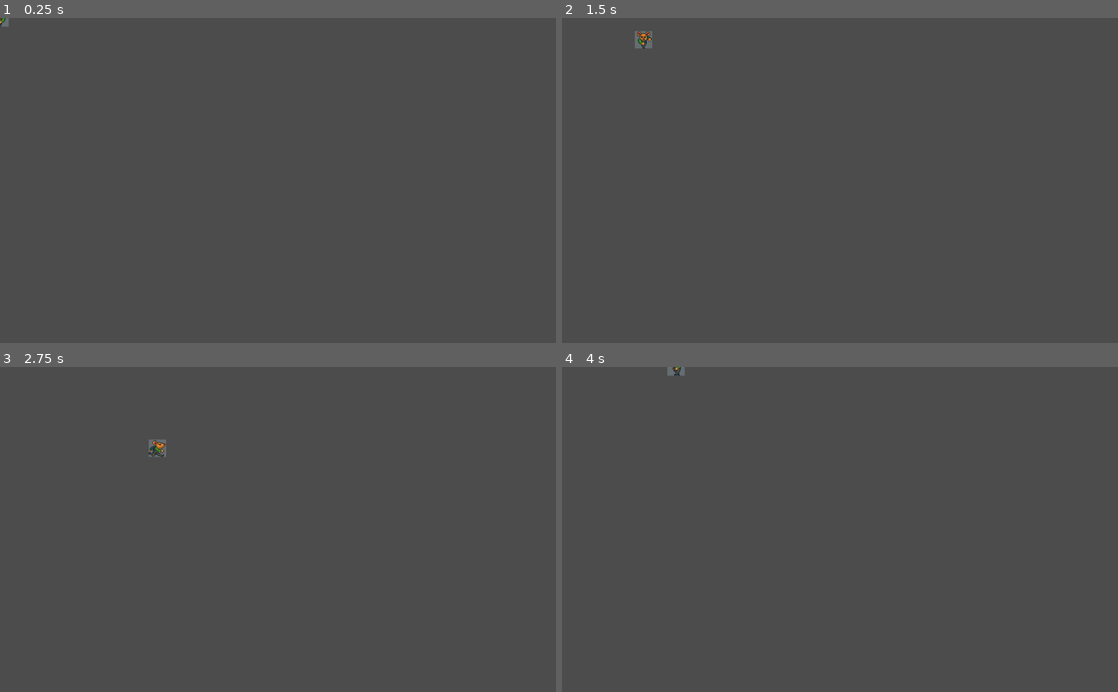
Above: before the commit, frames 1-4 (two rows, left to right).
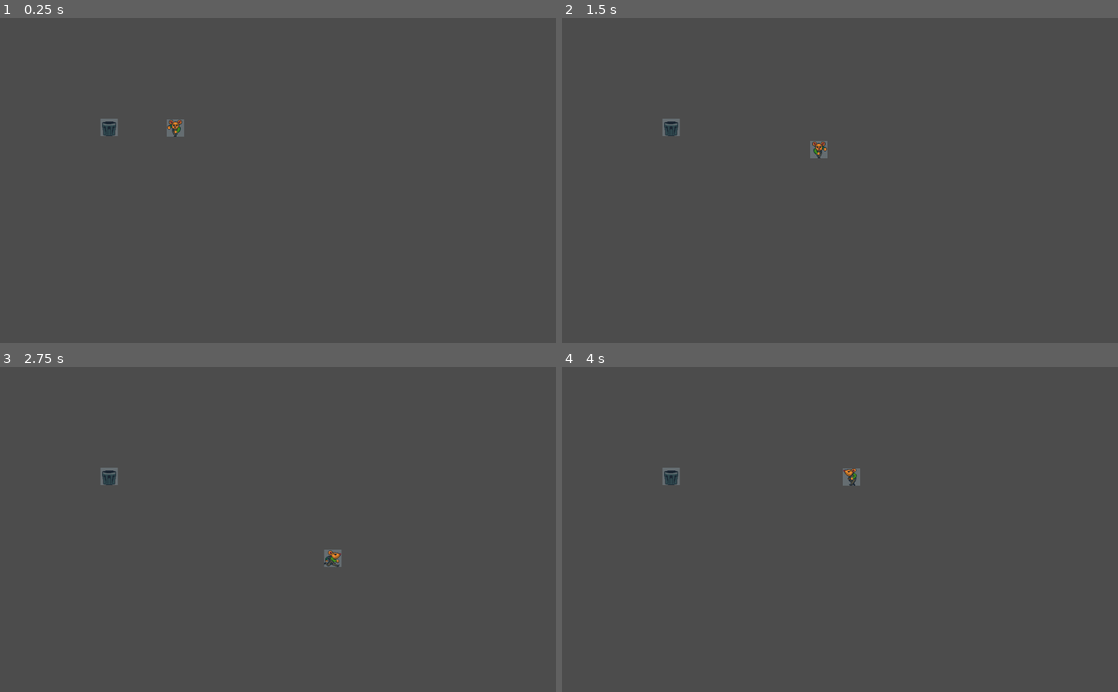
Above: after the commit, the same moments.

Repository: darthbeeblebrox/gamejam2
Game: Godot game, scene res://Scenes/Main.tscn
Two runs of this game, one before a commit and one after it. Both use one fixed random seed, a clock stepped at 60 frames per second and the inputs below.
Inputs:
- Up to frame 1 (0.25 s): no input
- Up to frame 2 (1.5 s): tap Enter at 0.5 s; hold Right (ui_right) 0.53-1.28 s; hold Down (ui_down) from 1.28 s (still down)
- Up to frame 3 (2.75 s): release Down (ui_down) at 2.03 s; hold Right (ui_right) from 2.03 s (still down)
- Up to frame 4 (4 s): release Right (ui_right) at 2.78 s; hold Up (ui_up) 2.78-3.53 s; hold Left (ui_left) from 3.53 s (still down)

The runs differ from the first frame. In frame 1, 0.3% of the frame differs, in the area x 0-34%, y 0-37%; in frame 2, 0.5%, in the area x 13-48%, y 4-44%; in frame 3, 0.4%; in frame 4, 0.4%.

Commit message:
Super basic trash can spawner

Diff:
--- /dev/null
+++ b/Scenes/FoodResource.tscn
@@ -0,0 +1,27 @@
+[gd_scene load_steps=5 format=2]
+
+[ext_resource path="res://Sprites/Items/applecheese.png" type="Texture" id=1]
+
+[sub_resource type="AtlasTexture" id=1]
+flags = 4
+atlas = ExtResource( 1 )
+region = Rect2( 0, 0, 16, 16 )
+
+[sub_resource type="SpriteFrames" id=2]
+animations = [ {
+"frames": [ SubResource( 1 ) ],
+"loop": true,
+"name": "default",
+"speed": 0.0
+} ]
+
+[sub_resource type="CircleShape2D" id=3]
+radius = 8.544
+
+[node name="Food" type="RigidBody2D"]
+
+[node name="AnimatedSprite" type="AnimatedSprite" parent="."]
+frames = SubResource( 2 )
+
+[node name="CollisionShape2D" type="CollisionShape2D" parent="."]
+shape = SubResource( 3 )
--- a/Scenes/Main.tscn
+++ b/Scenes/Main.tscn
@@ -1,7 +1,12 @@
-[gd_scene load_steps=2 format=2]
+[gd_scene load_steps=3 format=2]
 
 [ext_resource path="res://Scenes/Player.tscn" type="PackedScene" id=1]
+[ext_resource path="res://Scenes/TrashCan.tscn" type="PackedScene" id=2]
 
 [node name="Node" type="Node"]
 
 [node name="Player" parent="." instance=ExtResource( 1 )]
+position = Vector2( 323, 203 )
+
+[node name="TrashCan" parent="." instance=ExtResource( 2 )]
+position = Vector2( 201, 202 )
--- a/Scenes/Player.tscn
+++ b/Scenes/Player.tscn
@@ -106,20 +106,22 @@
 "speed": 2.0
 } ]
 
-[node name="Player" type="Node2D"]
+[sub_resource type="CircleShape2D" id=16]
+radius = 46.1736
 
-[node name="KinematicBody2D" type="KinematicBody2D" parent="."]
+[node name="Player" type="KinematicBody2D"]
 script = ExtResource( 2 )
 
-[node name="AnimatedSprite" type="AnimatedSprite" parent="KinematicBody2D"]
+[node name="AnimatedSprite" type="AnimatedSprite" parent="."]
 frames = SubResource( 13 )
-animation = "backWalk"
+animation = "frontDefault"
 
-[node name="CollisionShape2D" type="CollisionShape2D" parent="KinematicBody2D"]
+[node name="InteractionCircle" type="CollisionShape2D" parent="."]
+shape = SubResource( 16 )
 
-[node name="Camera2D" type="Camera2D" parent="KinematicBody2D"]
+[node name="Camera2D" type="Camera2D" parent="."]
 
-[node name="Label" type="Label" parent="KinematicBody2D"]
+[node name="Label" type="Label" parent="."]
 margin_right = 40.0
 margin_bottom = 14.0
 __meta__ = {
--- /dev/null
+++ b/Scenes/TrashCan.tscn
@@ -0,0 +1,43 @@
+[gd_scene load_steps=7 format=2]
+
+[ext_resource path="res://Sprites/Items/trashandcan.png" type="Texture" id=1]
+[ext_resource path="res://Scripts/TrashResourceSpawner.gd" type="Script" id=2]
+
+[sub_resource type="AtlasTexture" id=1]
+flags = 4
+atlas = ExtResource( 1 )
+region = Rect2( 0, 0, 32, 32 )
+
+[sub_resource type="AtlasTexture" id=2]
+flags = 4
+atlas = ExtResource( 1 )
+region = Rect2( 32, 0, 32, 32 )
+
+[sub_resource type="SpriteFrames" id=3]
+animations = [ {
+"frames": [ SubResource( 1 ) ],
+"loop": true,
+"name": "trashbag",
+"speed": 0.0
+}, {
+"frames": [ SubResource( 2 ) ],
+"loop": true,
+"name": "trashcan",
+"speed": 0.0
+} ]
+
+[sub_resource type="CapsuleShape2D" id=4]
+radius = 15.0
+height = 6.0
+
+[node name="TrashCan" type="Area2D"]
+script = ExtResource( 2 )
+
+[node name="AnimatedSprite" type="AnimatedSprite" parent="."]
+frames = SubResource( 3 )
+animation = "trashcan"
+
+[node name="CollisionShape2D" type="CollisionShape2D" parent="."]
+shape = SubResource( 4 )
+
+[connection signal="body_entered" from="." to="." method="_on_TrashCan_body_entered"]
--- a/Scripts/Player.gd
+++ b/Scripts/Player.gd
@@ -14,11 +14,12 @@
 
 func _physics_process(delta):
 
-	var direction = handle_direction_input()
+	var current_direction = handle_direction_input()
 
 	# Apply
-	velocity = speed * direction * delta
+	velocity = speed * current_direction * delta
 	move_and_collide(velocity)
+#	move_and_slide(velocity)
 
 	animate_walking()
 
--- /dev/null
+++ b/Scripts/TrashResourceSpawner.gd
@@ -0,0 +1,22 @@
+extends Area2D
+
+export var object = preload("res://Scenes/FoodResource.tscn")
+
+
+func _ready():
+	connect("body_entered", self, "_on_player_body_enter")
+
+
+func spawn_resource():
+	# TODO: not just one resource
+	var new_food = object.instance()
+	# At the spawner location
+	self.add_child(new_food)
+#	new_food.linear_velocity = Vector2.ZERO
+#	new_food.apply_impulse_towards_player()
+
+
+func _on_TrashCan_body_entered(body):
+	print("Hit trash can")
+	if body.name == "Player":
+		spawn_resource()
Not shown: 1 places in Scenes/Player.tscn that only renumber resources
